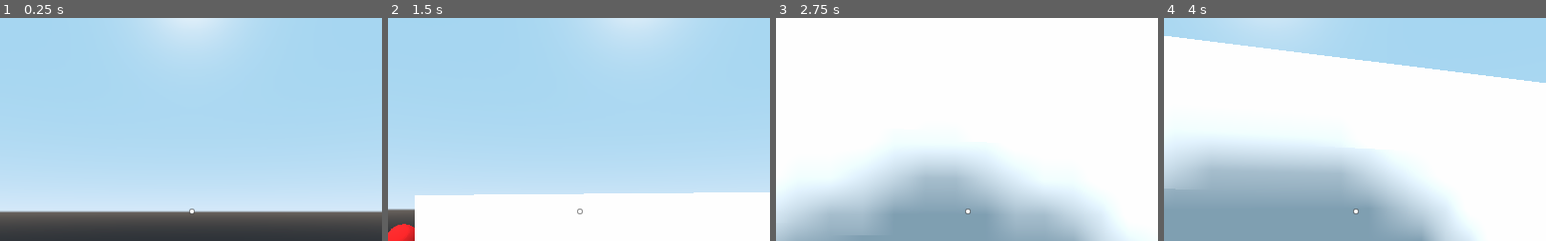
Above: before the commit, frames 1-4 (left to right).
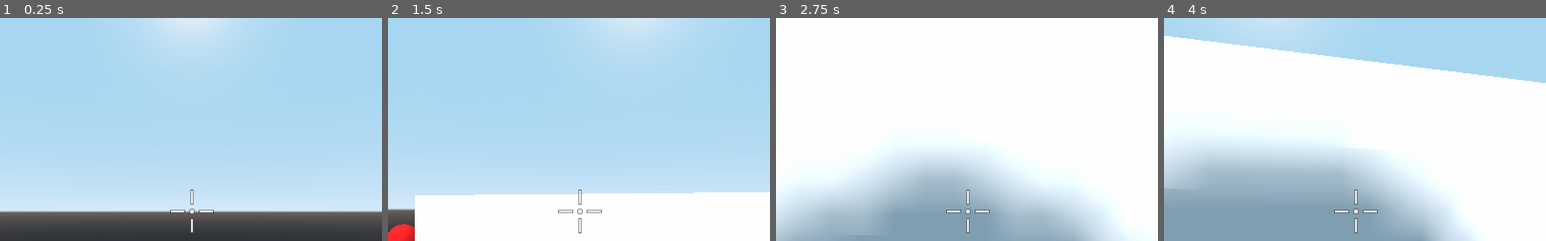
Above: after the commit, the same moments.

Repository: cedmundo/tutorial-fps
Game: Godot game, scene res://Main.tscn
Two runs of this game, one before a commit and one after it. Both use one fixed random seed, a clock stepped at 60 frames per second and the inputs below.
Inputs (mouse positions are % of the whole screen's width and height, from its top left):
- Up to frame 1 (0.25 s): no input
- Up to frame 2 (1.5 s): move the mouse to (55, 50) at 0.52 s; hold W (forward) from 0.53 s (still down); right-click (55, 50) at 0.6 s; tap Space (jump) at 0.77 s; move the mouse to (45, 50) at 1.27 s; click (45, 50) at 1.35 s
- Up to frame 3 (2.75 s): keep holding W (forward); tap Space (jump) at 1.52 s; move the mouse to (52, 48) at 2.02 s; hold Shift (sprint) from 2.03 s (still down)
- Up to frame 4 (4 s): keep holding W (forward); move the mouse to (49, 52) at 2.77 s; release Shift (sprint) at 2.78 s; right-click (49, 52) at 2.85 s; tap Space (jump) at 3.02, 3.77 s; move the mouse to (57, 51) at 3.52 s; click (57, 51) at 3.6 s
The pictures show only the part of the screen within x 25-75%, y 7-57%; the shares and areas given below are measured in that part.

The runs differ from the first frame. In frame 1, 0.2% of the frame differs, in the area x 44-56%, y 76-97%; in frame 2, 0.3%; in frame 3, 0.3%; in frame 4, 0.3%.

Commit message:
Add bars to crosshair

Diff:
--- a/Player.tscn
+++ b/Player.tscn
@@ -1,7 +1,9 @@
-[gd_scene load_steps=8 format=2]
+[gd_scene load_steps=10 format=2]
 
 [ext_resource path="res://Player.gd" type="Script" id=1]
 [ext_resource path="res://assets/crosshair_dot.svg" type="Texture" id=2]
+[ext_resource path="res://assets/crosshair_vertical_bar.svg" type="Texture" id=3]
+[ext_resource path="res://assets/crosshair_horizontal_bar.svg" type="Texture" id=4]
 
 [sub_resource type="SpatialMaterial" id=1]
 albedo_color = Color( 0.411765, 0.447059, 0.580392, 1 )
@@ -92,17 +94,58 @@
 [node name="WeaponAnimationPlayer" type="AnimationPlayer" parent="."]
 anims/ADS = SubResource( 5 )
 
-[node name="Dot" type="TextureRect" parent="."]
+[node name="Crosshair" type="VBoxContainer" parent="."]
 anchor_left = 0.5
 anchor_top = 0.5
 anchor_right = 0.5
 anchor_bottom = 0.5
-margin_left = -20.0
-margin_top = -20.0
+margin_left = -29.0
+margin_top = -29.0
+margin_right = 29.0
+margin_bottom = 29.0
+alignment = 1
+__meta__ = {
+"_edit_use_anchors_": false
+}
+
+[node name="TopBar" type="TextureRect" parent="Crosshair"]
+margin_right = 58.0
+margin_bottom = 20.0
+texture = ExtResource( 3 )
+stretch_mode = 4
+
+[node name="Center" type="HBoxContainer" parent="Crosshair"]
+margin_top = 24.0
+margin_right = 58.0
+margin_bottom = 34.0
+alignment = 1
+
+[node name="LeftBar" type="TextureRect" parent="Crosshair/Center"]
 margin_right = 20.0
-margin_bottom = 20.0
+margin_bottom = 10.0
+texture = ExtResource( 4 )
+stretch_mode = 4
+
+[node name="Dot" type="TextureRect" parent="Crosshair/Center"]
+margin_left = 24.0
+margin_right = 34.0
+margin_bottom = 10.0
 texture = ExtResource( 2 )
 stretch_mode = 4
 __meta__ = {
 "_edit_use_anchors_": false
 }
+
+[node name="RightBar" type="TextureRect" parent="Crosshair/Center"]
+margin_left = 38.0
+margin_right = 58.0
+margin_bottom = 10.0
+texture = ExtResource( 4 )
+stretch_mode = 4
+
+[node name="BottomBar" type="TextureRect" parent="Crosshair"]
+margin_top = 38.0
+margin_right = 58.0
+margin_bottom = 58.0
+texture = ExtResource( 3 )
+stretch_mode = 4
--- /dev/null
+++ b/assets/crosshair_horizontal_bar.svg
@@ -0,0 +1,51 @@
+<?xml version="1.0" encoding="UTF-8" standalone="no"?>
+<!-- Created with Inkscape (http://www.inkscape.org/) -->
+
+<svg
+   width="20"
+   height="10"
+   viewBox="0 0 5.2916665 2.6458334"
+   version="1.1"
+   id="svg952"
+   inkscape:version="1.1.1 (3bf5ae0d25, 2021-09-20)"
+   sodipodi:docname="crosshair_horizontal_bar.svg"
+   xmlns:inkscape="http://www.inkscape.org/namespaces/inkscape"
+   xmlns:sodipodi="http://sodipodi.sourceforge.net/DTD/sodipodi-0.dtd"
+   xmlns="http://www.w3.org/2000/svg"
+   xmlns:svg="http://www.w3.org/2000/svg">
+  <sodipodi:namedview
+     id="namedview954"
+     pagecolor="#505050"
+     bordercolor="#ffffff"
+     borderopacity="1"
+     inkscape:pageshadow="0"
+     inkscape:pageopacity="0"
+     inkscape:pagecheckerboard="1"
+     inkscape:document-units="px"
+     showgrid="false"
+     units="px"
+     inkscape:zoom="24.088664"
+     inkscape:cx="3.5909006"
+     inkscape:cy="6.9119648"
+     inkscape:window-width="1920"
+     inkscape:window-height="1055"
+     inkscape:window-x="0"
+     inkscape:window-y="0"
+     inkscape:window-maximized="1"
+     inkscape:current-layer="layer1" />
+  <defs
+     id="defs949" />
+  <g
+     inkscape:label="Layer 1"
+     inkscape:groupmode="layer"
+     id="layer1">
+    <rect
+       style="fill:#ffffff;stroke:#000000;stroke-width:0.259833;stroke-opacity:0.5"
+       id="rect846"
+       width="0.7985009"
+       height="5.0318336"
+       x="0.92366624"
+       y="-5.1617503"
+       transform="rotate(90)" />
+  </g>
+</svg>
--- /dev/null
+++ b/assets/crosshair_vertical_bar.svg
@@ -0,0 +1,51 @@
+<?xml version="1.0" encoding="UTF-8" standalone="no"?>
+<!-- Created with Inkscape (http://www.inkscape.org/) -->
+
+<svg
+   width="10"
+   height="20"
+   viewBox="0 0 2.6458333 5.2916668"
+   version="1.1"
+   id="svg5"
+   inkscape:version="1.1.1 (3bf5ae0d25, 2021-09-20)"
+   sodipodi:docname="crosshair_vertical_bar.svg"
+   xmlns:inkscape="http://www.inkscape.org/namespaces/inkscape"
+   xmlns:sodipodi="http://sodipodi.sourceforge.net/DTD/sodipodi-0.dtd"
+   xmlns="http://www.w3.org/2000/svg"
+   xmlns:svg="http://www.w3.org/2000/svg">
+  <sodipodi:namedview
+     id="namedview7"
+     pagecolor="#505050"
+     bordercolor="#ffffff"
+     borderopacity="1"
+     inkscape:pageshadow="0"
+     inkscape:pageopacity="0"
+     inkscape:pagecheckerboard="1"
+     inkscape:document-units="px"
+     showgrid="false"
+     units="px"
+     width="10px"
+     inkscape:zoom="24.088664"
+     inkscape:cx="2.4285282"
+     inkscape:cy="11.146322"
+     inkscape:window-width="1920"
+     inkscape:window-height="1055"
+     inkscape:window-x="0"
+     inkscape:window-y="0"
+     inkscape:window-maximized="1"
+     inkscape:current-layer="layer1" />
+  <defs
+     id="defs2" />
+  <g
+     inkscape:label="Layer 1"
+     inkscape:groupmode="layer"
+     id="layer1">
+    <rect
+       style="fill:#ffffff;stroke:#000000;stroke-width:0.259833;stroke-opacity:0.5"
+       id="rect846"
+       width="0.7985009"
+       height="5.0318336"
+       x="0.92366624"
+       y="0.1299165" />
+  </g>
+</svg>
Not shown, added: assets/crosshair_horizontal_bar.svg.import
Not shown, added: assets/crosshair_vertical_bar.svg.import
